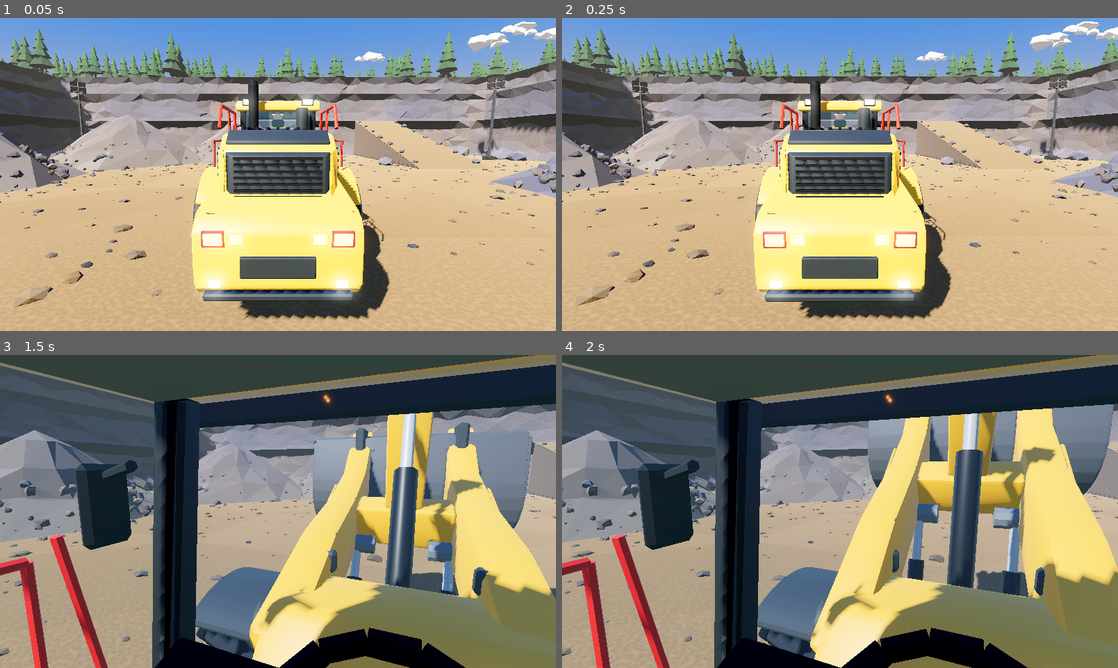
Above: before the commit, frames 1-4 (two rows, left to right).
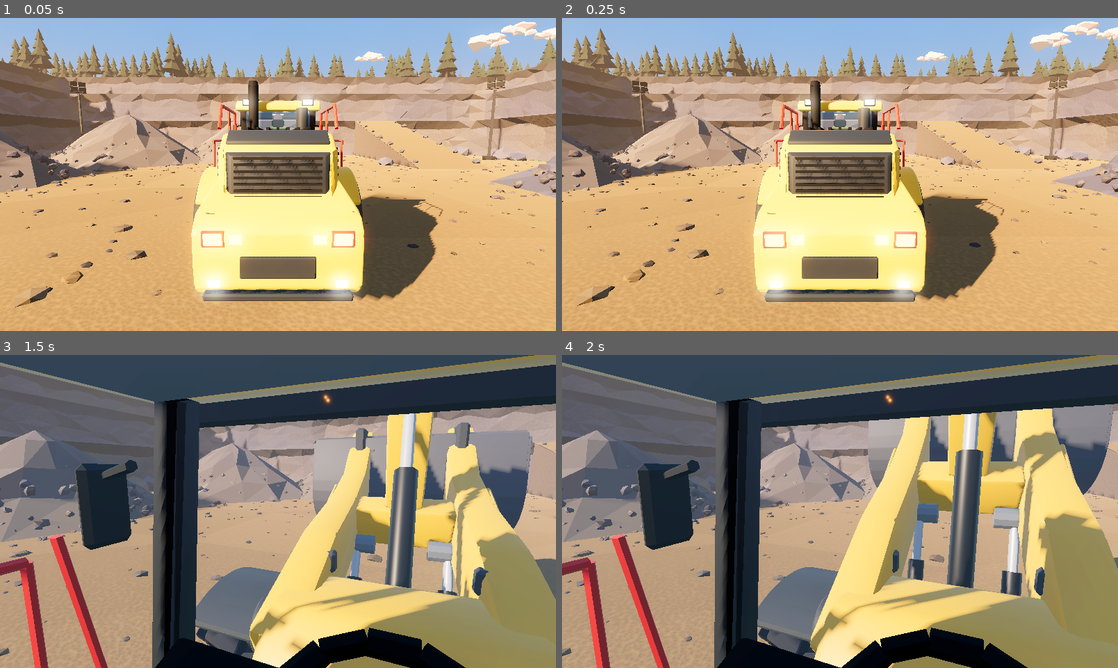
Above: after the commit, the same moments.

Repository: zooper/dirt-work
Game: Godot game, scene res://scenes/levels/quarry.tscn
Two runs of this game, one before a commit and one after it. Both use one fixed random seed, a clock stepped at 60 frames per second and the inputs below.
Inputs (mouse positions are in pixels of both pictures, inside the frame that each line leads up to):
- Up to frame 1 (0.05 s): no input
- Up to frame 2 (0.25 s): no input
- Up to frame 3 (1.5 s): tap Enter at 0.5 s; move the mouse to (305, 511) at 0.52 s; hold C (camera_switch) 0.53-1.28 s; hold J (lift_up) from 0.53 s (still down); move the mouse to (250, 511) at 1.27 s; tap Page Up (camera_zoom_in) at 1.35 s
- Up to frame 4 (2 s): keep holding J (lift_up)

The runs differ from the first frame. In frame 1, 61% of the frame differs, in the area x 0-100%, y 0-100%; in frame 2, 62%; in frame 3, 40%; in frame 4, 39%.

Commit message:
feat(render): pass 4 golden-hour lighting — low warm sun, peach horizon, cool sky fill, warm haze, sunset clouds, desaturated conifers

Diff:
--- a/scenes/levels/quarry.tscn
+++ b/scenes/levels/quarry.tscn
@@ -6,12 +6,14 @@
 [ext_resource type="Script" path="res://scripts/world/site_props.gd" id="4"]
 
 [sub_resource type="ProceduralSkyMaterial" id="SkyMat"]
-sky_top_color = Color(0.22, 0.45, 0.82, 1)
-sky_horizon_color = Color(0.93, 0.78, 0.66, 1)
-sky_curve = 0.12
-ground_horizon_color = Color(0.93, 0.78, 0.66, 1)
+sky_top_color = Color(0.36, 0.55, 0.82, 1)
+sky_horizon_color = Color(0.98, 0.76, 0.6, 1)
+sky_curve = 0.09
+sky_energy_multiplier = 1.1
+ground_horizon_color = Color(0.98, 0.76, 0.6, 1)
 ground_bottom_color = Color(0.32, 0.38, 0.30, 1)
-sun_angle_max = 20.0
+sun_angle_max = 25.0
+sun_curve = 0.08
 
 [sub_resource type="Sky" id="Sky_1"]
 sky_material = SubResource("SkyMat")
@@ -20,9 +22,9 @@
 background_mode = 2
 sky = SubResource("Sky_1")
 ambient_light_source = 3
-ambient_light_color = Color(0.86, 0.88, 0.95, 1)
-ambient_light_sky_contribution = 0.75
-ambient_light_energy = 0.55
+ambient_light_color = Color(0.62, 0.7, 0.9, 1)
+ambient_light_sky_contribution = 0.55
+ambient_light_energy = 0.7
 tonemap_mode = 3
 tonemap_exposure = 1.0
 tonemap_white = 6.0
@@ -35,16 +37,17 @@
 ssil_radius = 4.0
 ssil_intensity = 1.2
 glow_enabled = true
-glow_intensity = 0.6
+glow_intensity = 0.8
 glow_bloom = 0.05
 glow_hdr_threshold = 1.2
 fog_enabled = true
-fog_light_color = Color(0.86, 0.84, 0.82, 1)
-fog_density = 0.0009
-fog_aerial_perspective = 0.45
+fog_light_color = Color(0.96, 0.8, 0.66, 1)
+fog_sun_scatter = 0.35
+fog_density = 0.0016
+fog_aerial_perspective = 0.6
 fog_sky_affect = 0.3
 adjustment_enabled = true
-adjustment_saturation = 1.12
+adjustment_saturation = 1.08
 adjustment_contrast = 1.04
 
 [node name="Quarry" type="Node3D"]
@@ -53,14 +56,14 @@
 environment = SubResource("Environment_1")
 
 [node name="Sun" type="DirectionalLight3D" parent="."]
-transform = Transform3D(0.843661, 0.333464, -0.420758, 0, 0.783716, 0.621119, 0.536875, -0.524014, 0.661191, 0, 40, 0)
-light_color = Color(1, 0.94, 0.84, 1)
-light_energy = 1.35
+transform = Transform3D(0.748588, 0.238217, -0.618764, 0, 0.933229, 0.359282, 0.663035, -0.268954, 0.698604, 0, 40, 0)
+light_color = Color(1, 0.8, 0.58, 1)
+light_energy = 1.9
 shadow_enabled = true
 shadow_bias = 0.04
 light_angular_distance = 1.2
 directional_shadow_mode = 1
-directional_shadow_max_distance = 140.0
+directional_shadow_max_distance = 160.0
 
 [node name="World" type="Node3D" parent="."]
 script = ExtResource("1")
--- a/scripts/world/palette.gd
+++ b/scripts/world/palette.gd
@@ -21,10 +21,10 @@
 const ROCK := Color(0.64, 0.62, 0.65)
 const ROCK_COOL := Color(0.55, 0.56, 0.64)
 const ROCK_WARM := Color(0.72, 0.66, 0.62)
-const GRASS := Color(0.46, 0.68, 0.30)
-const GRASS_DARK := Color(0.32, 0.54, 0.25)
-const PINE := Color(0.16, 0.42, 0.26)
-const PINE_LIGHT := Color(0.26, 0.54, 0.30)
+const GRASS := Color(0.42, 0.58, 0.28)
+const GRASS_DARK := Color(0.28, 0.45, 0.22)
+const PINE := Color(0.12, 0.30, 0.19)
+const PINE_LIGHT := Color(0.20, 0.38, 0.23)
 const TRUNK := Color(0.50, 0.33, 0.20)
 const WATER := Color(0.32, 0.62, 0.84)
 const MOUNTAIN := Color(0.52, 0.60, 0.74)
--- a/scripts/world/quarry_world.gd
+++ b/scripts/world/quarry_world.gd
@@ -426,7 +426,7 @@
 				var v := Vector3(_rng.randf_range(-1, 1), _rng.randf_range(-0.2, 1), _rng.randf_range(-1, 1)).normalized()
 				pts.append(c + off + Vector3(v.x * r * 1.4, v.y * r, v.z * r))
 			var rng := _rng
-			b.add_hull(pts, Color.WHITE, func(_cc, n): return Color(1.0, 0.96, 0.93).lerp(Color(0.85, 0.8, 0.88), clampf(-n.y, 0.0, 1.0) * 0.8 + rng.randf() * 0.04))
+			b.add_hull(pts, Color.WHITE, func(_cc, n): return Color(1.0, 0.93, 0.88).lerp(Color(0.92, 0.72, 0.74), clampf(-n.y * 0.9 + 0.15, 0.0, 1.0) + rng.randf() * 0.04))  # sunset-lit, pink undersides
 	return b
 
 
Not shown, added: docs/reviews/2026-11-11-dw90-pass3/cab.jpg.import
Not shown, added: docs/reviews/2026-11-11-dw90-pass3/cab_detail.jpg.import
Not shown, added: docs/reviews/2026-11-11-dw90-pass3/hero.jpg.import
Binary file added: docs/reviews/2026-11-11-pass4-lighting/hero.jpg
Binary file added: docs/reviews/2026-11-11-pass4-lighting/overview.jpg
Binary file added: docs/reviews/2026-11-11-pass4-lighting/play.jpg
Not shown, added: docs/reviews/2026-11-11-pass4-lighting/REVIEW.md
